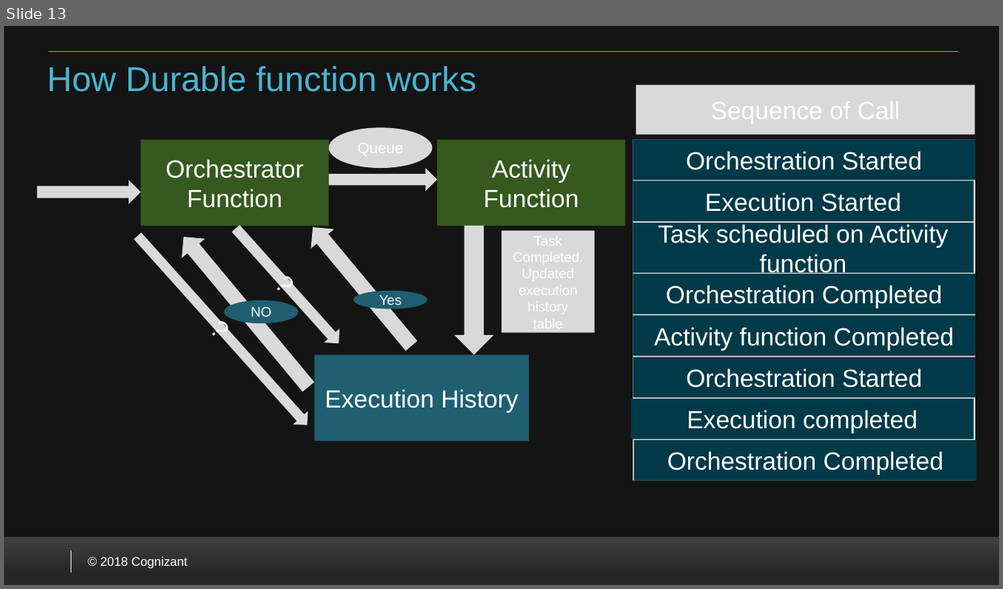
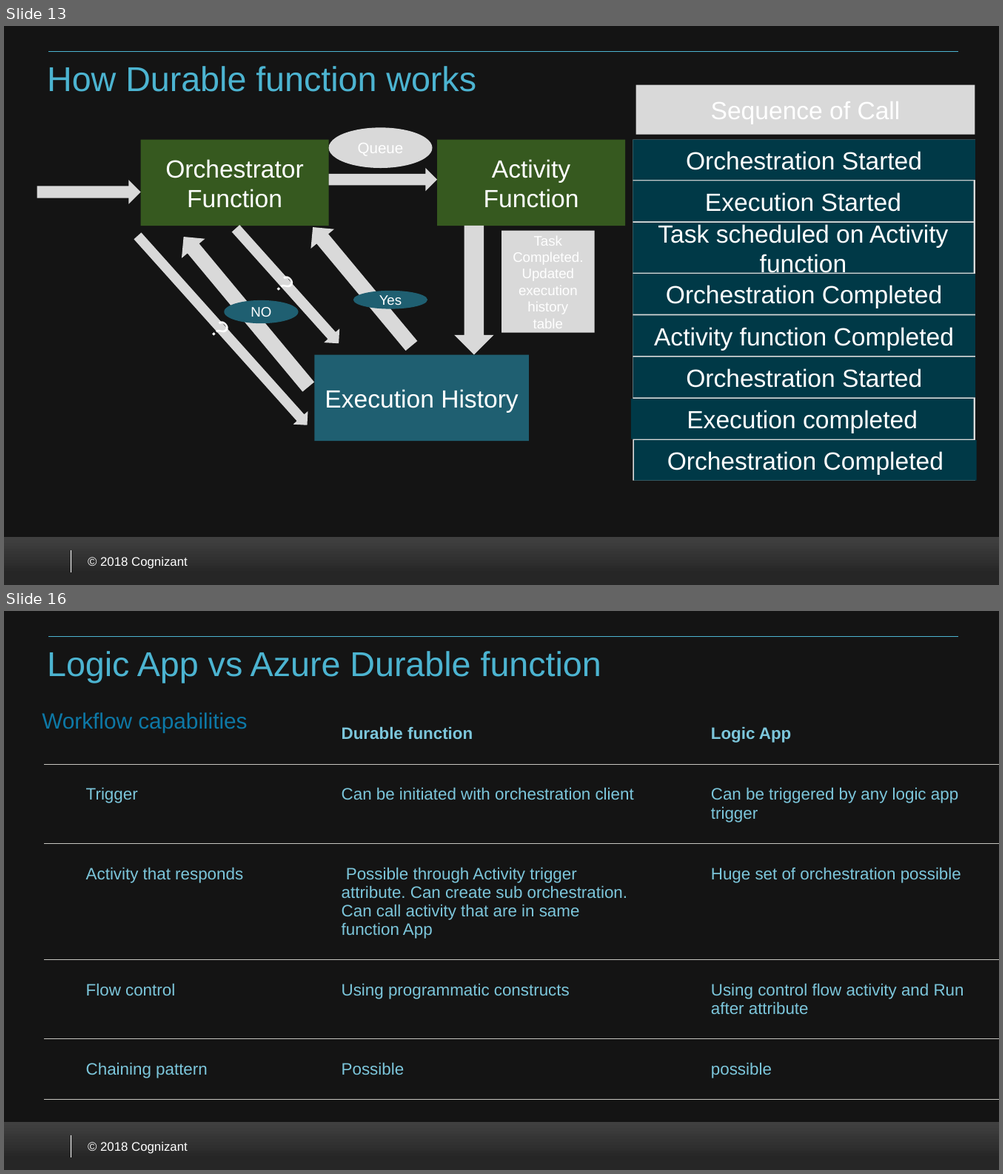
Before and after one commit to VenkateshSrini/MyDocuments, a slide deck: Azurefunction 2.0.pptx. Shown one above the other, each under a label of ours: slide 13 before the commit, slides 13 and 16 after it; the slides between them are not shown. The pictures are 1003x589 and 1003x1174 pixels, drawn with LibreOffice and Linux fonts; fonts in the diff are those of the drawing; background and template pictures are left out. Boxes give left, top, right and bottom in pixels: in the first picture for what was removed or moved away, otherwise in the second. Text is boxed around its words. In the diff, an @@ line names an element or a change of style, - is before the commit and + after.

```diff
--- a/Azurefunction 2.0.pptx
+++ b/Azurefunction 2.0.pptx
@@ slide 16 added at (4, 611, 999, 1170), background #FFFFFF; not listed: 5 template elements that a slide beside it also shows @@
@@ title added at (47, 651, 601, 684), 25 pt, text #4CB4D1 @@
+Logic App vs Azure Durable function
@@ text added at (42, 712, 247, 732), 16 pt, text #0D78A6 @@
+Workflow capabilities
@@ table added at (44, 703, 999, 1113), 5 rows, 3 columns @@
+ | Durable function | Logic App
+Trigger | Can be initiated with orchestration client | Can be triggered by any logic app trigger
+Activity that responds | Possible through Activity trigger attribute. Can create sub orchestration. Can call activity that are in same function App | Huge set of orchestration possible
+Flow control | Using programmatic constructs | Using control flow activity and Run after attribute
+Chaining pattern | Possible | possible
```
Also in this commit, not shown: 7 other slides added.
